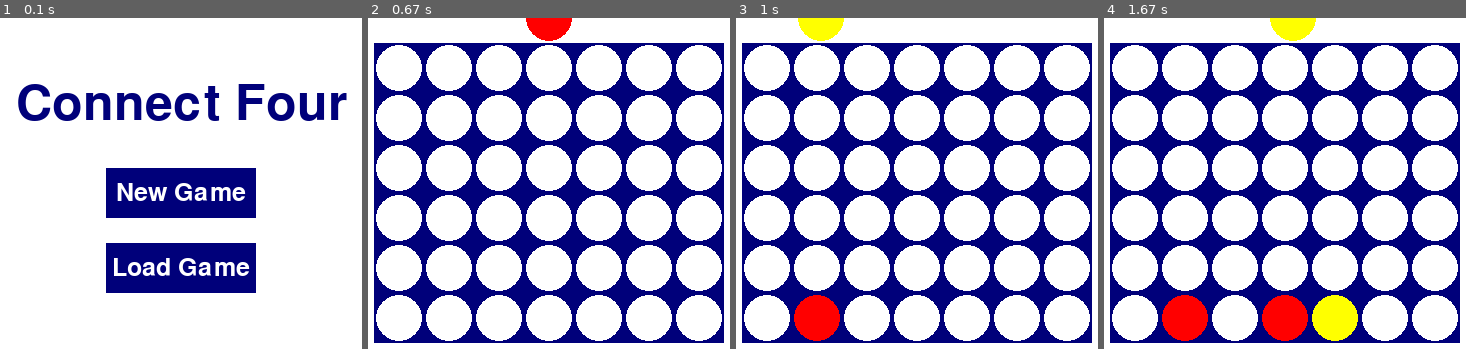
Above: before the commit, frames 1-4 (left to right).
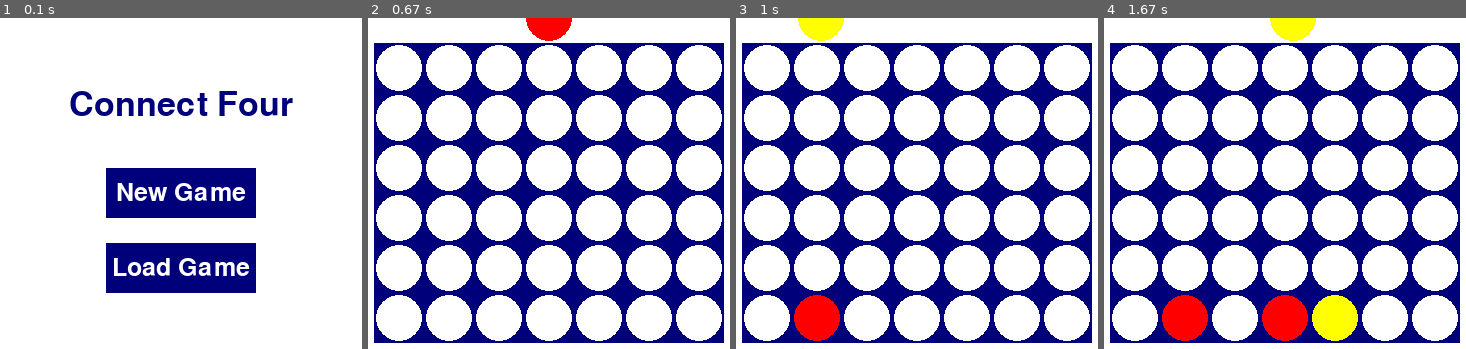
Above: after the commit, the same moments.

Repository: evfinkn/connect-four
Game: pygame game, started from ConnectFour.py
Two runs of this game, one before a commit and one after it. Both use one fixed random seed, a clock stepped at 60 frames per second and the inputs below.
Inputs (mouse positions are in pixels of both pictures, inside the frame that each line leads up to):
- Up to frame 1 (0.1 s): no input
- Up to frame 2 (0.67 s): click (549, 193) at 0.38 s
- Up to frame 3 (1 s): click (819, 196) at 0.72 s
- Up to frame 4 (1.67 s): click (1342, 70) at 1.05 s; click (1292, 74) at 1.38 s

The runs differ from the first frame. In frame 1, 4.6% of the frame differs, in the area x 4-96%, y 19-32%; in frame 2, nothing differs; in frame 3, nothing differs; in frame 4, nothing differs.

Commit message:
Update to use Text and Button

Diff:
--- a/ConnectFour.py
+++ b/ConnectFour.py
@@ -1,5 +1,6 @@
 import pygame
 # https://www.pygame.org
+import pygameutil
 import random
 import os
 
@@ -50,39 +51,32 @@
                    (slot_size // 2, slot_size // 2),
                    (slot_size // 2) - (slot_size // 20))
 
-# Variables for the title text
-# pygame.font.Font(filename, size)
-TITLE_FONT = pygame.font.Font("freesansbold.ttf", slot_size)
-# Font.render(text, antialias, color)
-title = TITLE_FONT.render("Connect Four", True, GRID_COLOR)
-title_rect = title.get_rect(
-    center=((width + extra_space * 2) // 2, (height + extra_space * 2) // 4))
+title = pygameutil.Text((None, slot_size), "Connect Four", GRID_COLOR,
+                        center=((width + extra_space * 2) // 2, (height + extra_space * 2) // 4))
 
 # Font for the text on buttons
-BUTTON_FONT = pygame.font.Font("freesansbold.ttf", slot_size // 2)
-
-# The text for the new game button
-ng_button_text = BUTTON_FONT.render("New Game", True, BACKGROUND_COLOR)
-ng_button_text_rect = ng_button_text.get_rect(
-    center=((width + extra_space * 2) // 2, (height + extra_space * 2) // 2))
-
-# The text for the load game button
-lg_button_text = BUTTON_FONT.render("Load Game", True, BACKGROUND_COLOR)
-lg_button_text_rect = lg_button_text.get_rect(
-    center=((width + extra_space * 2) // 2, (height + extra_space * 2) // 2 + extra_space * 3))
+BUTTON_FONT = pygame.font.Font(pygame.font.get_default_font(), slot_size // 2)
+
+new_game_text = pygameutil.Text(BUTTON_FONT, "New Game", BACKGROUND_COLOR,
+                                center=((width + extra_space * 2) // 2,
+                                        (height + extra_space * 2) // 2))
+new_game_rect = pygame.Rect((width + extra_space * 2) // 2 - int(slot_size * 1.5),
+                            (height + extra_space * 2) // 2 - extra_space,
+                            slot_size * 3, slot_size)
+new_game_button = pygameutil.Button(new_game_text, new_game_rect, GRID_COLOR, LIGHTER_GRID_COLOR)
+
+load_game_text = pygameutil.Text(BUTTON_FONT, "Load Game", BACKGROUND_COLOR,
+                                 center=((width + extra_space * 2) // 2,
+                                         (height + extra_space * 2) // 2 + extra_space * 3))
+load_game_text.center = ((width + extra_space * 2) // 2, (height + extra_space * 2) // 2 + extra_space * 3)
+load_game_rect = pygame.Rect((width + extra_space * 2) // 2 - int(slot_size * 1.5),
+                             (height + extra_space * 2) // 2 + extra_space * 2,
+                             slot_size * 3, slot_size)
+load_game_button = pygameutil.Button(load_game_text, load_game_rect, GRID_COLOR, LIGHTER_GRID_COLOR)
 
 # The CLOCK and FPS
 CLOCK = pygame.time.Clock()
 FPS = 60
-
-# The rects and colors for the buttons and color
-# pygame.Rect(left, top, width, height
-ng_button = pygame.Rect((width + extra_space * 2) // 2 - int(slot_size * 1.5),
-                        (height + extra_space * 2) // 2 - extra_space,
-                        slot_size * 3, slot_size)
-lg_button = pygame.Rect((width + extra_space * 2) // 2 - int(slot_size * 1.5),
-                        (height + extra_space * 2) // 2 + extra_space * 2,
-                        slot_size * 3, slot_size)
 
 
 # Draw the board
@@ -99,7 +93,6 @@
     for x in range(len(buttons)):
         # pygame.draw_rect(surface, color, rect)
         pygame.draw.rect(surface, button_colors[x], buttons[x])
-    surface.blit(surface, (0, 0))
 
 
 # Finds the spot that the coin is placed on mouse click
@@ -166,7 +159,7 @@
 
 
 # Reads the file in order to load the game
-def load_game(file_path):
+def load_game(file_path, screen):
     try:
         grid = []
         with open(file_path, "r") as file:
@@ -180,7 +173,7 @@
                     grid[i].append((red, green, blue))
     except FileNotFoundError:
         grid = [[BACKGROUND_COLOR for _ in range(7)] for _ in range(6)]
-    return grid
+    main_game(screen, grid)
 
 
 # The main game function
@@ -229,8 +222,7 @@
         draw_board(screen, winning_board)
         # pygame.draw.line(surface, color, start_pos, end_pos, width)
         pygame.draw.line(screen, BACKGROUND_COLOR, start_pos, end_pos, 5)
-        draw_button(screen, [ng_button], [NEW_GAME_BUTTON_COLOR])
-        screen.blit(ng_button_text, ng_button_text_rect)
+        new_game_button.draw(screen)
         pygame.display.flip()
 
         CLOCK.tick(FPS)
@@ -239,53 +231,38 @@
                 main_loop = False
             # If mouseclick on the New Game button, start the game
             elif event.type == pygame.MOUSEBUTTONDOWN:
-                if event.button == 1 and ng_button.collidepoint(pygame.mouse.get_pos()):
-                    main_game(screen)
+                if event.button == 1 and new_game_button:
+                    new_game_button.click()
                     main_loop = False
-        # Make the color of the button lighter if the mouse is over it
-        if ng_button.collidepoint(pos := pygame.mouse.get_pos()):
-            NEW_GAME_BUTTON_COLOR = LIGHTER_GRID_COLOR
-        elif NEW_GAME_BUTTON_COLOR != GRID_COLOR:
-            NEW_GAME_BUTTON_COLOR = GRID_COLOR
 
 
 # The function to run the main menu screen
 def main_menu(screen):
-    global NEW_GAME_BUTTON_COLOR, LOAD_GAME_BUTTON_COLOR
     main_loop = True
+    new_game_button.onclick = main_game
+    new_game_button.args = (screen,)
+    load_game_button.onclick = load_game
+    load_game_button.args = (FILE_PATH, screen)
     while main_loop:
         CLOCK.tick(FPS)
 
-        if ng_button.collidepoint(pos := pygame.mouse.get_pos()):
-            NEW_GAME_BUTTON_COLOR = LIGHTER_GRID_COLOR
-        elif NEW_GAME_BUTTON_COLOR != GRID_COLOR:
-            NEW_GAME_BUTTON_COLOR = GRID_COLOR
-        if lg_button.collidepoint(pos):
-            LOAD_GAME_BUTTON_COLOR = LIGHTER_GRID_COLOR
-        elif LOAD_GAME_BUTTON_COLOR != GRID_COLOR:
-            LOAD_GAME_BUTTON_COLOR = GRID_COLOR
-
         screen.fill(BACKGROUND_COLOR)
-        screen.blit(title, title_rect)
-        draw_button(screen, [ng_button, lg_button], [NEW_GAME_BUTTON_COLOR, LOAD_GAME_BUTTON_COLOR])
-        screen.blit(ng_button_text, ng_button_text_rect)
-        screen.blit(lg_button_text, lg_button_text_rect)
+        title.draw(screen)
+        new_game_button.draw(screen)
+        load_game_button.draw(screen)
         pygame.display.flip()
 
         for event in pygame.event.get():
             if event.type == pygame.QUIT or (event.type == pygame.KEYDOWN and event.key == pygame.K_ESCAPE):
                 main_loop = False
-            elif event.type == pygame.MOUSEBUTTONDOWN:
-                if event.button == 1:
-                    pos = pygame.mouse.get_pos()
-                    if ng_button.collidepoint(pos):
-                        main_game(screen)
-                        main_loop = False
-                    # Load the saved game if click on Load Game button
-                    if lg_button.collidepoint(pos):
-                        grid = load_game(FILE_PATH)
-                        main_game(screen, grid)
-                        main_loop = False
+            elif event.type == pygame.MOUSEBUTTONDOWN and event.button == 1:
+                if new_game_button:
+                    new_game_button.click()
+                    main_loop = False
+                # Load the saved game if click on Load Game button
+                if load_game_button:
+                    load_game_button.click()
+                    main_loop = False
 
 
 # Create the variable for the screen and start the game
